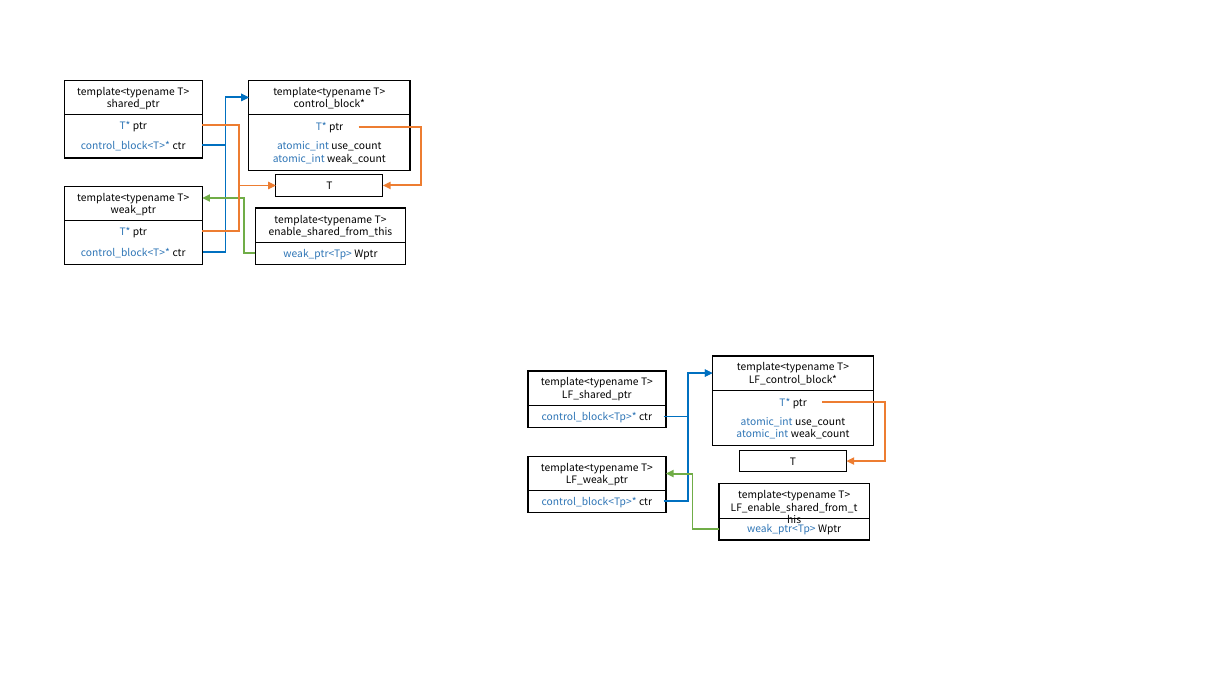
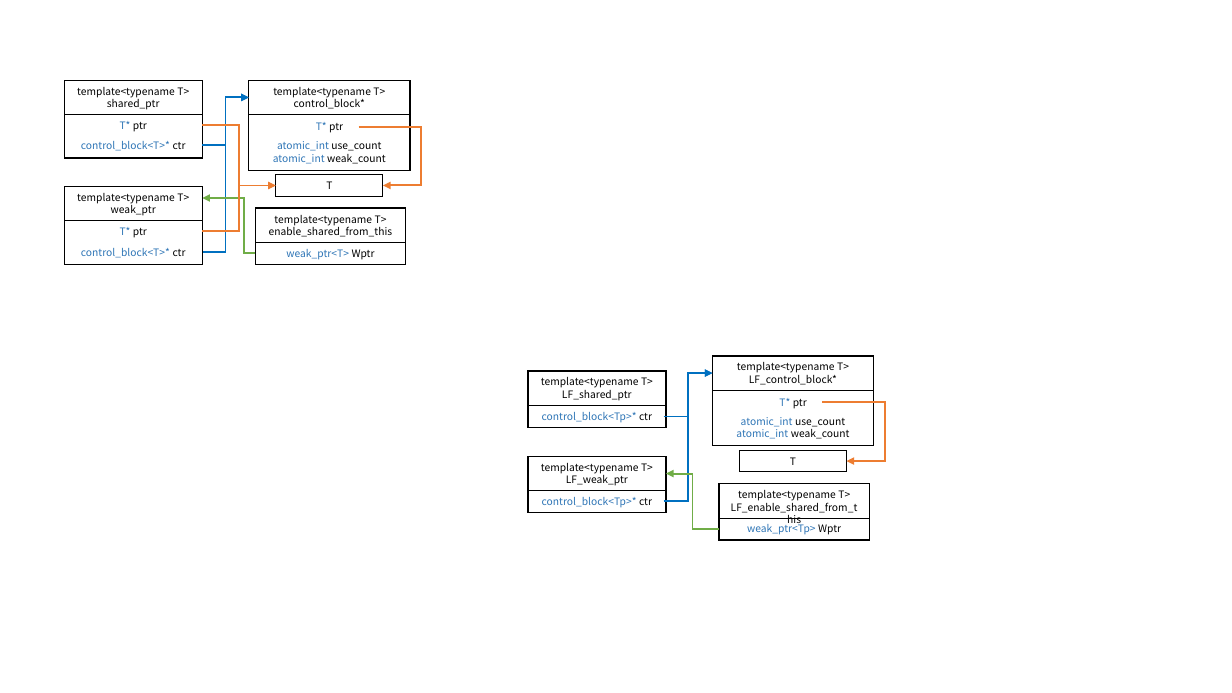
Before and after one commit to KU-t/1920-thesis, a slide deck: slide 6 of 연구일지/졸업작품 주간 일지 31주차/논문 그림.pptx. Drawn at 1232x693 pixels with LibreOffice and Linux fonts; fonts in the diff are those of the drawing. Boxes give left, top, right and bottom in pixels: in the first picture for what was removed or moved away, otherwise in the second. Text is boxed around its words. In the diff, an @@ line names an element or a change of style, - is before the commit and + after.

```diff
--- a/연구일지/졸업작품 주간 일지 31주차/논문 그림.pptx
+++ b/연구일지/졸업작품 주간 일지 31주차/논문 그림.pptx
@@ text at (x1=286, y1=249, x2=375, y2=260): text changed @@
-weak_ptr<Tp> Wptr
+weak_ptr<T> Wptr
```
Also in this commit, not shown: 19 other files.
